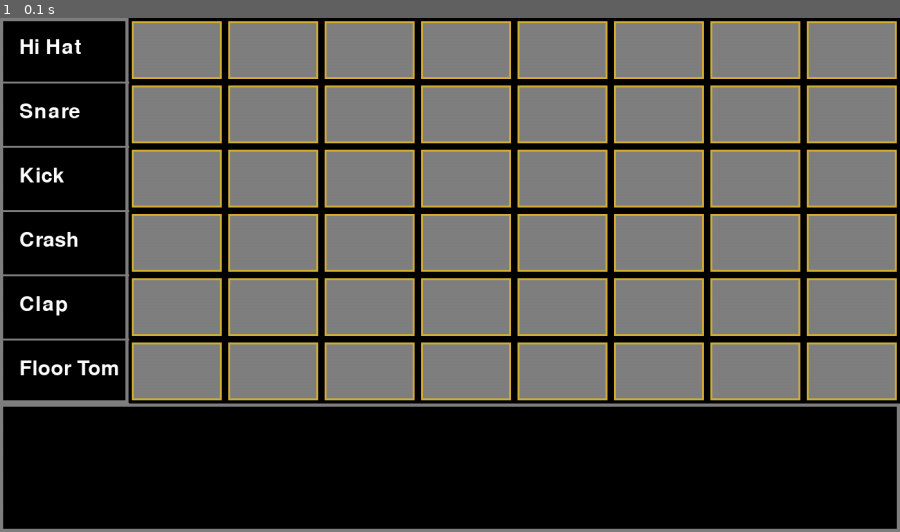
Above: before the commit, frame 1.
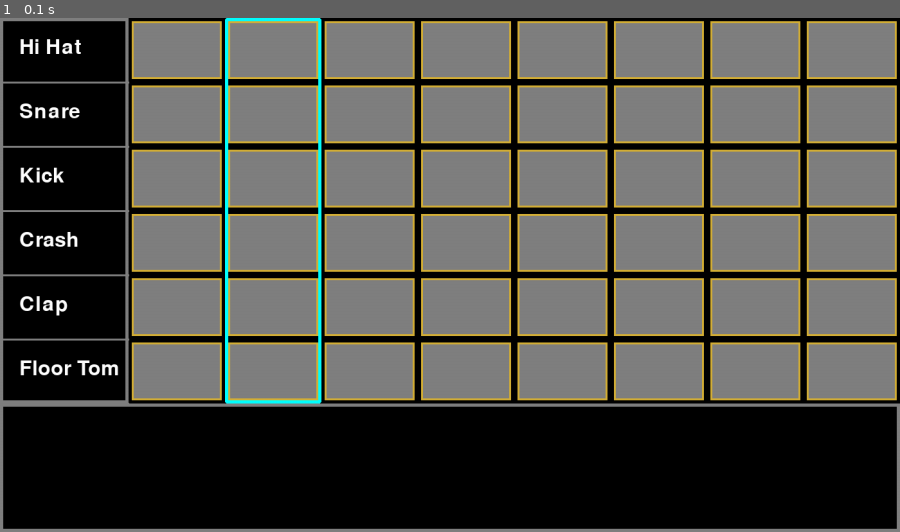
Above: after the commit, the same moment.

Repository: rickfitch/BeatMaster_Pygames
Game: pygame game, started from main.py
Two runs of this game, one before a commit and one after it. Both use one fixed random seed, a clock stepped at 60 frames per second and the inputs below.
Inputs:
- Up to frame 1 (0.1 s): no input

The runs differ from the first frame. In frame 1, 0.8% of the frame differs, in the area x 25-36%, y 0-76%.

Commit message:
sounds added. no lower menu.

Diff:
--- a/main.py
+++ b/main.py
@@ -10,11 +10,26 @@
 gray = (128, 128, 128)
 green = (0, 255, 0)
 gold = (212, 175, 55)
+blue = (0, 255, 255)
 
 beats = 8
 instruments = 6
 boxes = []
 clicked = [[-1 for _ in range(beats)] for _ in range(instruments)]
+bpm = 240
+playing = True
+active_length = 0
+active_beat = 1
+beat_changed = True
+
+#load in sounds
+clap = mixer.Sound('sounds\\clap.wav')
+crash = mixer.Sound('sounds\\crash.wav')
+hi_hat = mixer.Sound('sounds\\hi hat.wav')
+kick = mixer.Sound('sounds\\kick.wav')
+snare = mixer.Sound('sounds\\snare.wav')
+tom = mixer.Sound('sounds\\tom.wav')
+
 
 screen = pygame.display.set_mode([WIDTH, HEIGHT])
 pygame.display.set_caption("Beat Maker")
@@ -23,7 +38,24 @@
 fps = 60
 timer = pygame.time.Clock()
 
-def draw_grid(clicks):
+def play_notes():
+    for i in range(len(clicked)):
+        if clicked[i][active_beat] == 1:
+            if i == 0:
+                hi_hat.play()
+            if i == 1:
+                snare.play()
+            if i == 2:
+                kick.play()
+            if i == 3:
+                crash.play()
+            if i == 4:
+                clap.play()
+            if i == 5:
+                tom.play()
+
+
+def draw_grid(clicks, beat):
     left_box = pygame.draw.rect(screen, gray, [0, 0, 200, HEIGHT - 200], 5)
     bottom_box = pygame.draw.rect(screen, gray, [0, HEIGHT - 200, WIDTH , 200], 5)
     boxes = []
@@ -60,16 +92,20 @@
                                     [i * ((WIDTH - 200) // beats) + 200, (j * 100), ((WIDTH - 200) // beats),
                                      ((HEIGHT - 200) // instruments)], 5, 5)
             boxes.append((rect, (i, j)))
+
+        active = pygame.draw.rect(screen, blue, [beat * ((WIDTH - 200) // beats) + 200, 0, ((WIDTH -200)// beats),
+                                                   instruments * 100],5, 3)
     return boxes
-
-
 
 
 run = True
 while run:
     timer.tick(fps)
     screen.fill(black)
-    boxes = draw_grid(clicked)
+    boxes = draw_grid(clicked, active_beat)
+    if beat_changed:
+        play_notes()
+        beat_changed = False
 
     for event in pygame.event.get():
         if event.type == pygame.QUIT:
@@ -81,6 +117,22 @@
                     coords = boxes[i][1]
                     clicked[coords[1]][coords[0]] *= -1
 
+        beat_length = 3600 // bpm
+
+        if playing:
+            if active_length < beat_length:
+                active_length += 1
+            else:
+                active_length = 0
+                if active_beat < beats -1:
+                    active_beat += 1
+                    beat_changed = True
+                else:
+                    active_beat = 0
+                    beat_changed = True
+
+
+
 
     pygame.display.flip()
 
Not shown, added: sounds/clap.wav
Not shown, added: sounds/crash.wav
Not shown, added: sounds/hi hat.WAV
Not shown, added: sounds/kick.WAV
Not shown, added: sounds/kit2/clap.wav
Not shown, added: sounds/kit2/crash.wav
Not shown, added: sounds/kit2/hi hat.wav
Not shown, added: sounds/kit2/kick.wav
Not shown, added: sounds/kit2/snare.wav
Not shown, added: sounds/kit2/tom.wav
Not shown, added: sounds/snare.WAV
Not shown, added: sounds/tom.WAV
